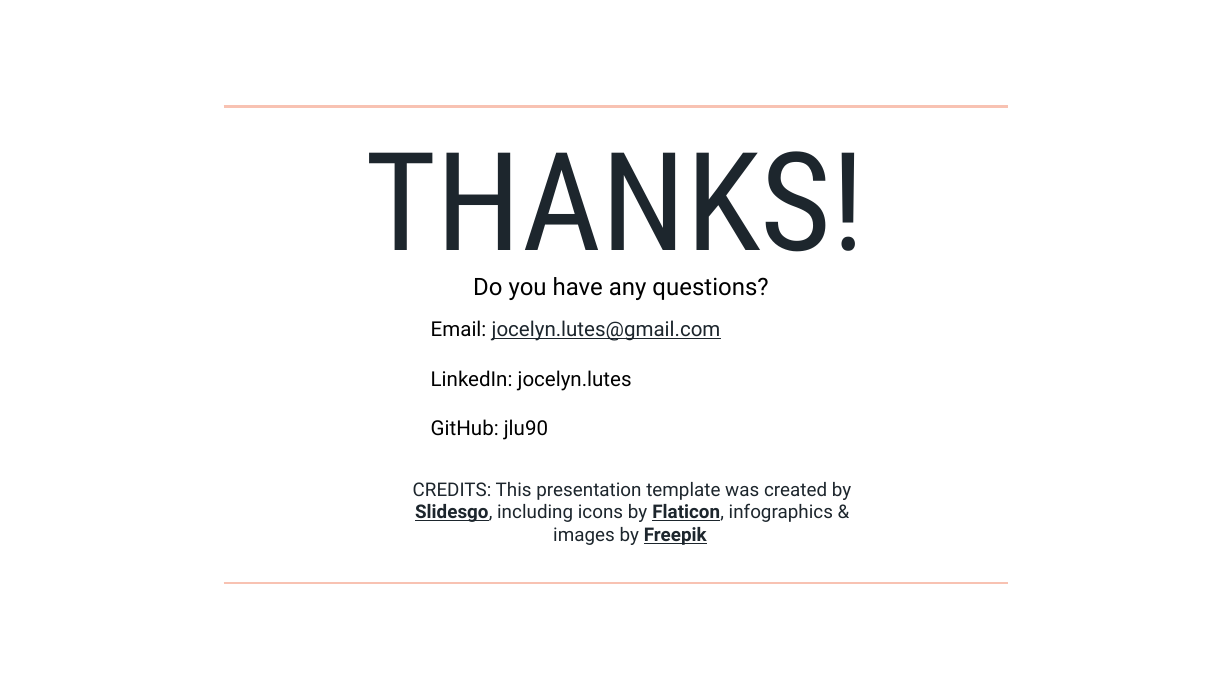
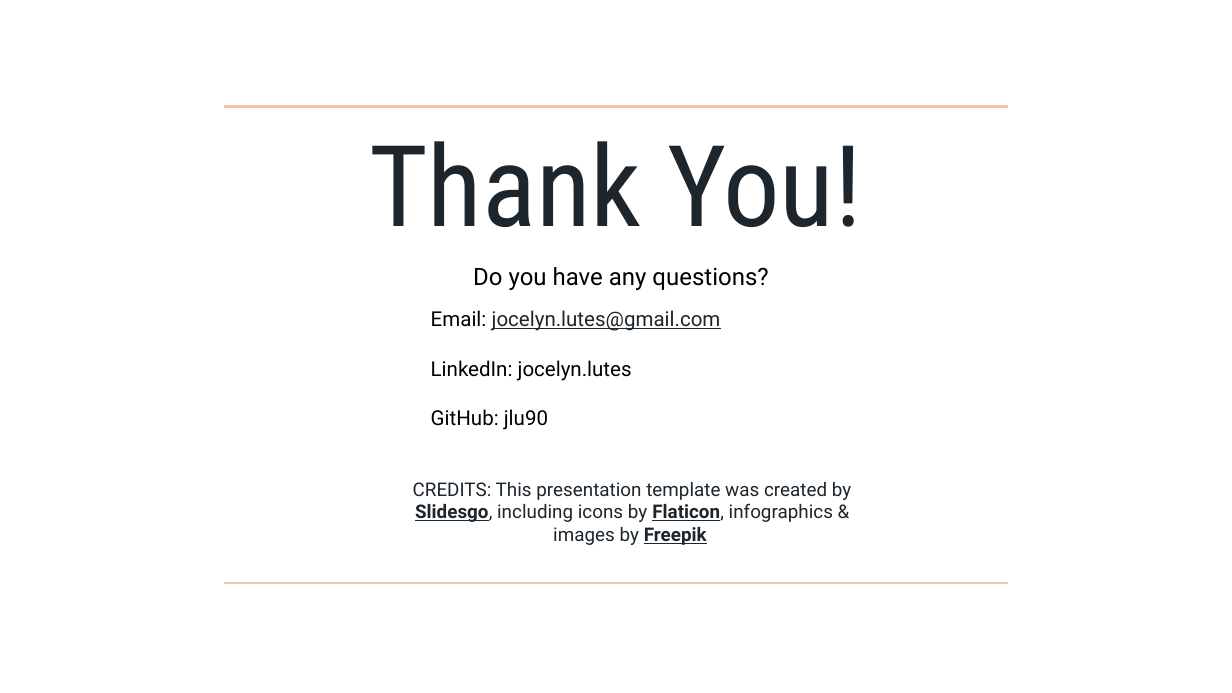
Before and after one commit to jlu90/Identifying-Womens-Health-Concerns, a slide deck: slide 17 of presentation/Lutes_Capstone_Presentation.pptx. Drawn at 1232x693 pixels with LibreOffice and Linux fonts; fonts in the diff are those of the drawing; background and template pictures are left out. Boxes give left, top, right and bottom in pixels: in the first picture for what was removed or moved away, otherwise in the second. Text is boxed around its words. In the diff, an @@ line names an element or a change of style, - is before the commit and + after.

```diff
--- a/presentation/Lutes_Capstone_Presentation.pptx
+++ b/presentation/Lutes_Capstone_Presentation.pptx
@@ title at (369,141,863,227): text changed; size 80 to 66 pt @@
-THANKS!
+Thank You!
@@ text "Do you have any questions?": place and size @@
-text "Do you have any questions?" at (431,277,768,440)
+text "Do you have any questions?" at (431,267,768,430)
```
Also in this commit, not shown: 3 other slides changed, 2 other files.
